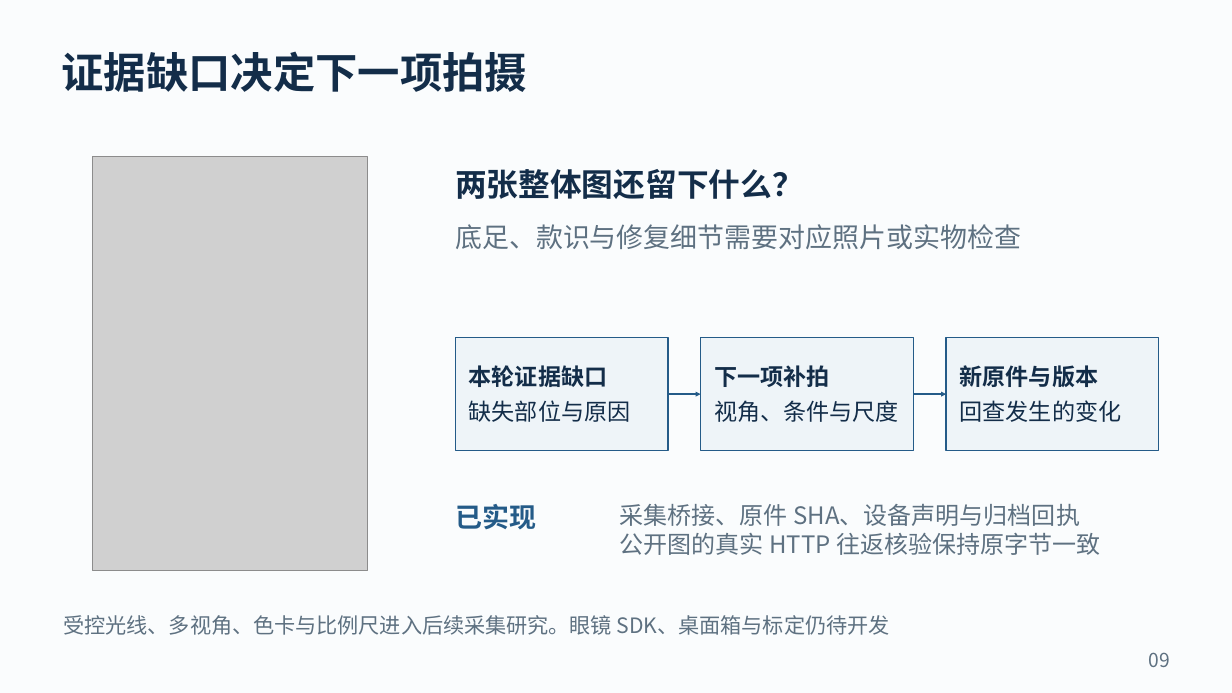
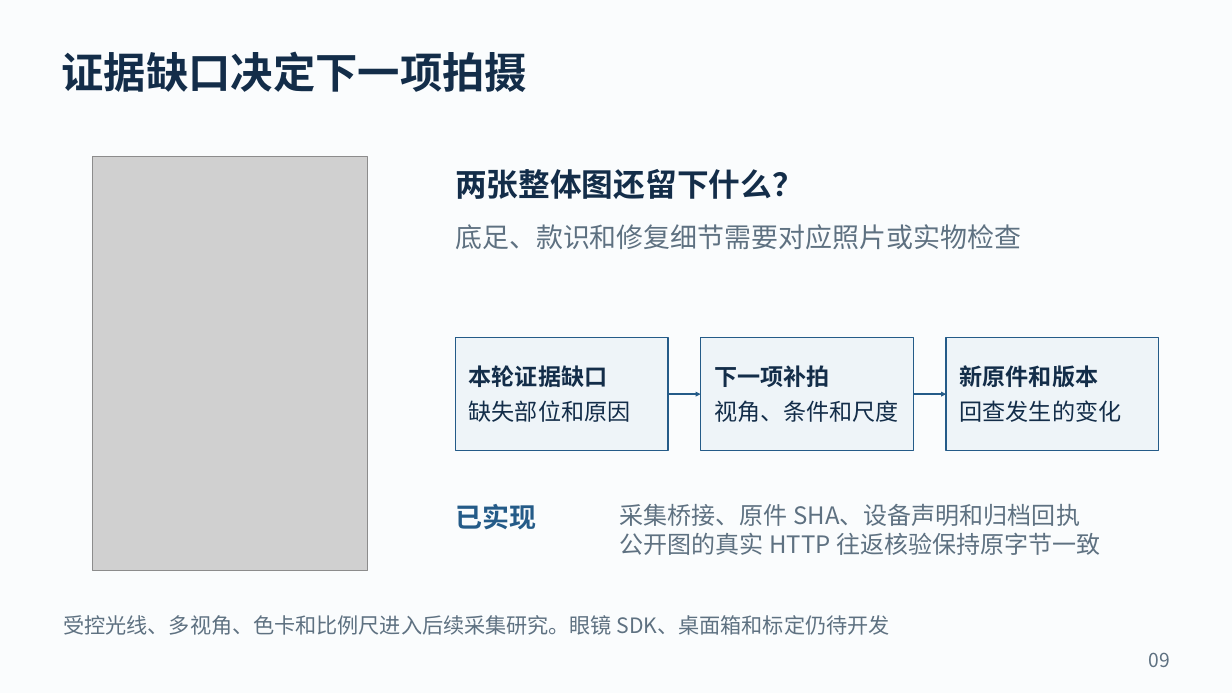
Before and after one commit to dingyucanada/cizheng-agent-skills, a slide deck: slide 9 of site/assets/cizheng-pitch-v07.pptx. Drawn at 1232x693 pixels with LibreOffice and Linux fonts; fonts in the diff are those of the drawing; grey boxes stand for pictures. Boxes give left, top, right and bottom in pixels: in the first picture for what was removed or moved away, otherwise in the second. Text is boxed around its words. In the diff, an @@ line names an element or a change of style, - is before the commit and + after.

```diff
--- a/site/assets/cizheng-pitch-v07.pptx
+++ b/site/assets/cizheng-pitch-v07.pptx
@@ text at (455, 224, 1021, 249): text changed @@
-底足、款识与修复细节需要对应照片或实物检查
+底足、款识和修复细节需要对应照片或实物检查
@@ text in rectangle at (960, 365, 1099, 387): text changed @@
-新原件与版本
+新原件和版本
@@ text in rectangle at (469, 400, 631, 422): text changed @@
-缺失部位与原因
+缺失部位和原因
@@ text in rectangle at (714, 400, 899, 422): text changed @@
-视角、条件与尺度
+视角、条件和尺度
@@ text at (620, 504, 1080, 526): text changed @@
-采集桥接、原件 SHA、设备声明与归档回执
+采集桥接、原件 SHA、设备声明和归档回执
@@ text at (64, 615, 890, 635): text changed @@
-受控光线、多视角、色卡与比例尺进入后续采集研究。眼镜 SDK、桌面箱与标定仍待开发
+受控光线、多视角、色卡和比例尺进入后续采集研究。眼镜 SDK、桌面箱和标定仍待开发
```
Also in this commit, not shown: 11 other slides changed, 1 slide added, 26 other files.
